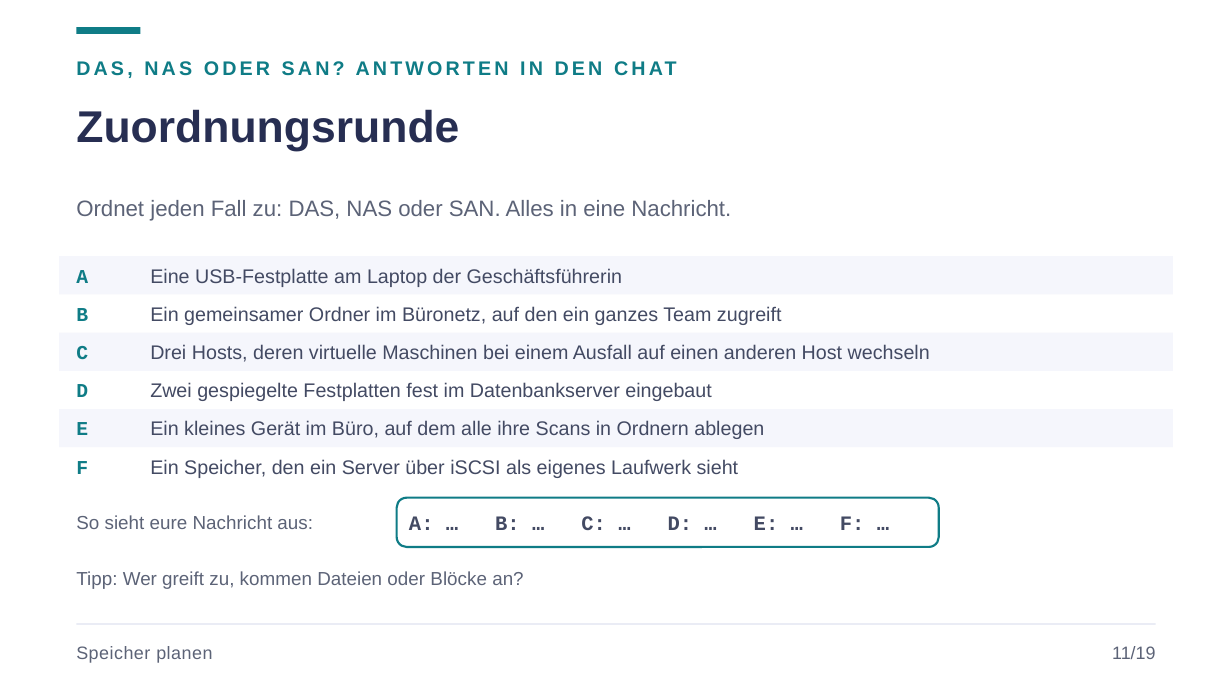
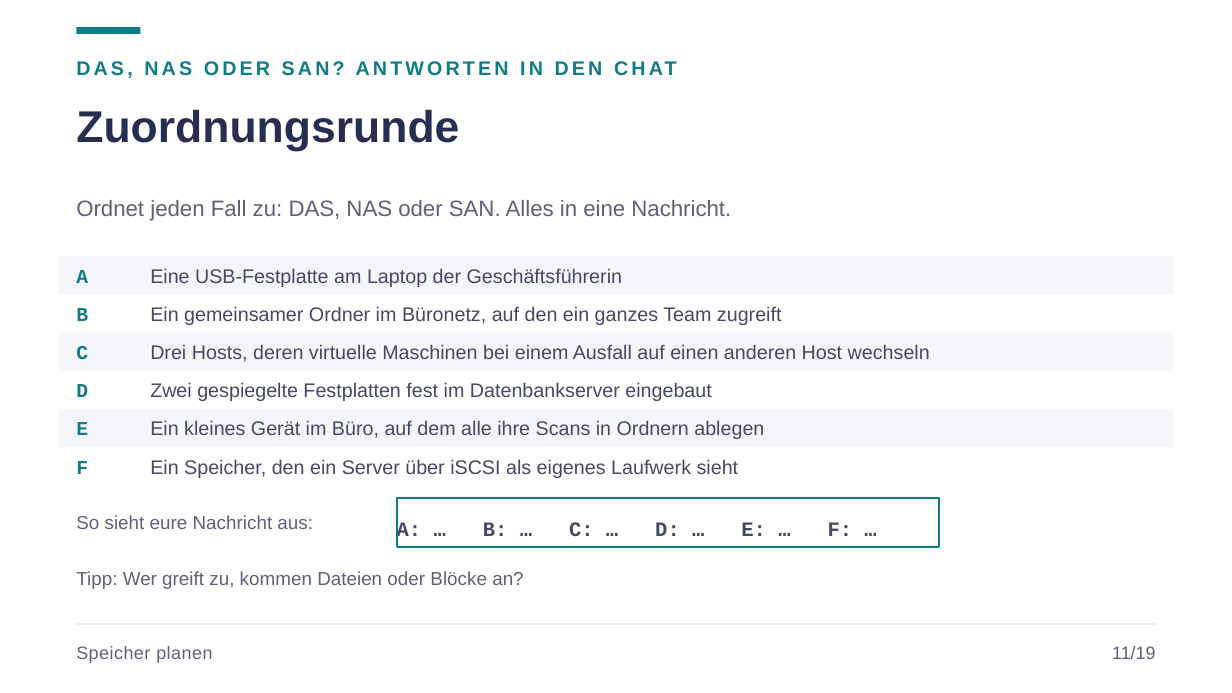
Before and after one commit to JacobMenge/kurs-unterlagen, a slide deck: slide 13 of folien/14-speicher.pptx. Drawn at 1232x693 pixels with LibreOffice and Linux fonts; fonts in the diff are those of the drawing. Boxes give left, top, right and bottom in pixels: in the first picture for what was removed or moved away, otherwise in the second. Text is boxed around its words. In the diff, an @@ line names an element or a change of style, - is before the commit and + after.

```diff
--- a/folien/14-speicher.pptx
+++ b/folien/14-speicher.pptx
@@ rectangle "A: … B: … C: ..." at (397, 498, 939, 547): rounded rectangle to rectangle @@
@@ text in rectangle at (397, 521, 853, 542): text added @@
+A: … B: … C: … D: … E: … F: …
@@ text removed at (409, 516, 865, 530) @@
-A: … B: … C: … D: … E: … F: …
```
Also in this commit, not shown: 14 other files.
